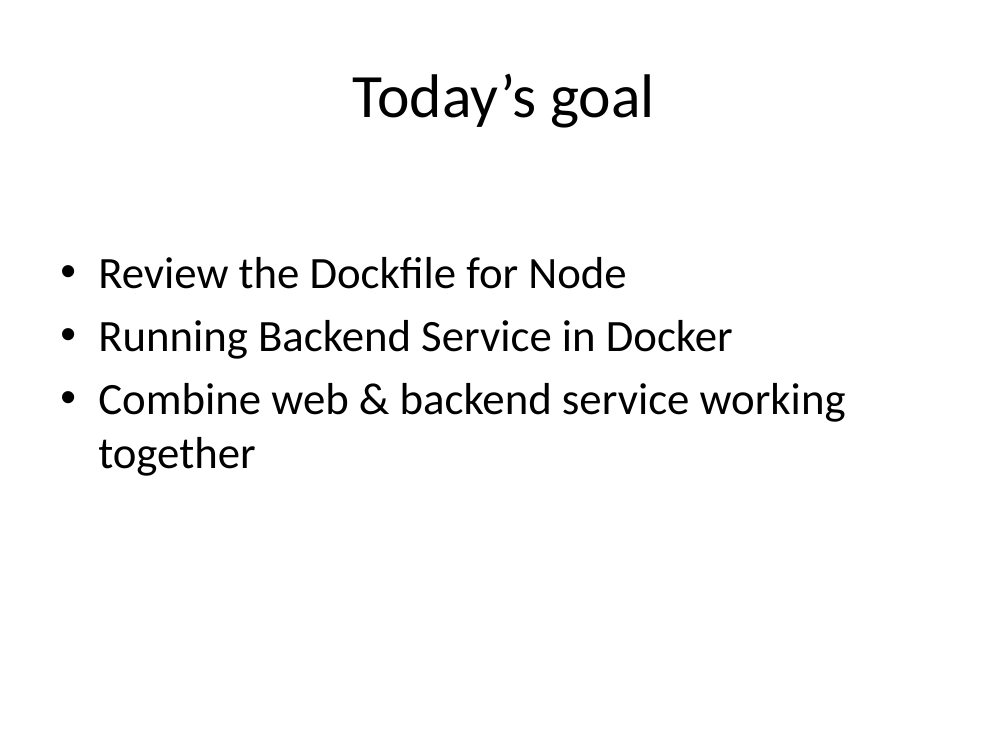
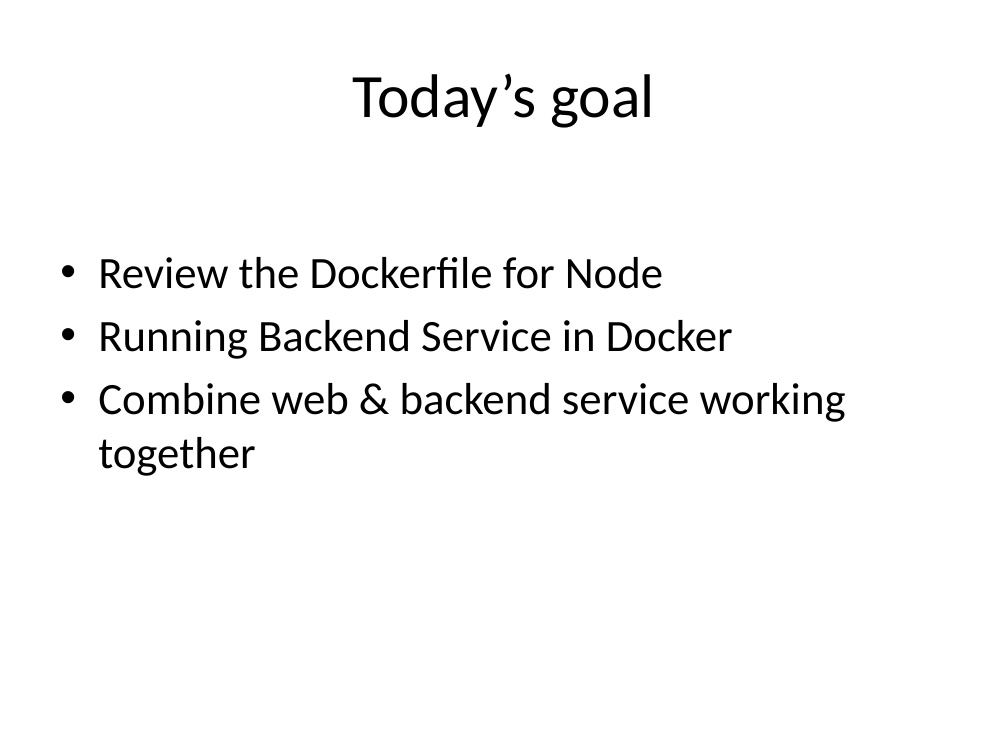
Before and after one commit to wrasdf/ddd-workshop, a slide deck: slide 3 of day-3/ddd-3.pptx. Drawn at 1008x756 pixels with LibreOffice and Linux fonts; fonts in the diff are those of the drawing. Boxes give left, top, right and bottom in pixels: in the first picture for what was removed or moved away, otherwise in the second. Text is boxed around its words. In the diff, an @@ line names an element or a change of style, - is before the commit and + after.

```diff
--- a/day-3/ddd-3.pptx
+++ b/day-3/ddd-3.pptx
@@ text at [98, 257, 663, 289]: text changed @@
-• Review the Dockfile for Node
+• Review the Dockerfile for Node
```
Also in this commit, not shown: 2 other slides changed, 1 slide added, 1 other file.
